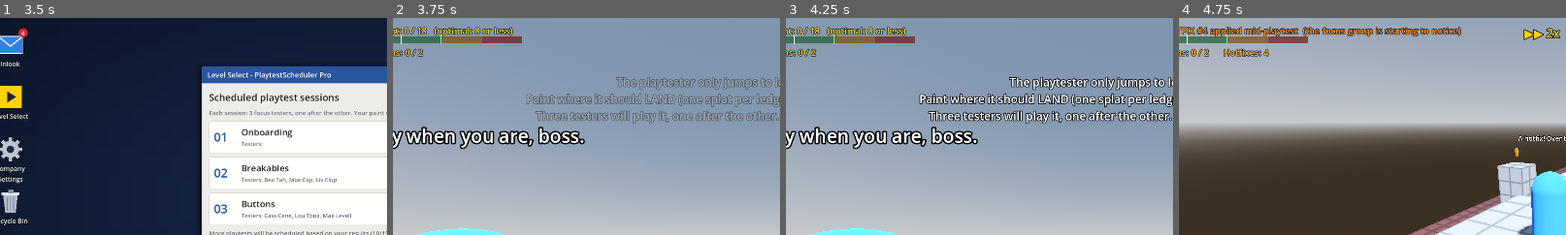
Above: before the commit, frames 1-4 (left to right).
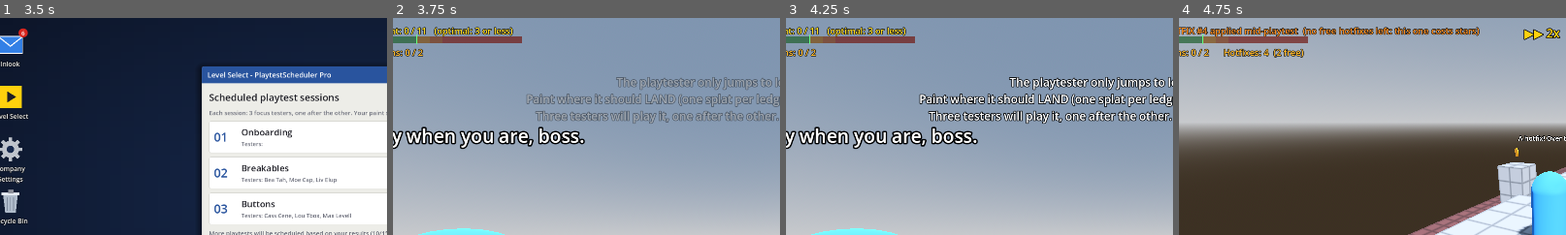
Above: after the commit, the same moments.

Repository: RSghr/yellow-paint
Game: Godot game, scene res://level_select.tscn
Same seed, same stepped clock (60 frames per second), same inputs: the game is played once before the commit and once after it.
Inputs (mouse positions are % of the whole screen's width and height, from its top left):
- Up to frame 1 (3.5 s): click "Start" at 0.5 s; click "Start" at 1.25 s; click (4, 8) at 2.02 s; click "Accept & grab the paint" at 2.75 s
- Up to frame 2 (3.75 s): click "Start session" at 3.5 s
- Up to frame 3 (4.25 s): no input
- Up to frame 4 (4.75 s): tap Enter (start_test) at 4.25, 4.55 s; move the mouse to (55, 50) at 4.27 s; press the mouse at (55, 50) at 4.28 s; hold T (fast_forward) from 4.28 s (still down); tap Space (jump) at 4.52 s
The pictures show only the part of the screen within x 3-53%, y 0-50%; the shares and areas given below are measured in that part.

Frame 1 is identical in both runs. In frame 2, 0.6% of the frame differs, in the area x 2-24%, y 4-13%; in frame 3, 0.6%; in frame 4, 1.9%, in the area x 2-78%, y 4-19%.

Commit message:
Scoring v2: paint penalties as % of the minimum, 2 free hotfixes per level
- Paint: -1 from minimum +20%, -2 from +40%, -3 from +50% (rounded up, each step at least one splat after
  the previous). Gauge shows the 4 zones. Can = -3 step + max(5, first step).
- Hotfixes: 2 free per level, shared by the 3 rounds in order; the rest cost as before (1-3: -1, 4+: -2).
  HUD shows the free ones left during a playtest, the results card shows how many were free.
- IT quick-start mail and docs updated.

Co-Authored-By: Claude Opus 5.5 <noreply@anthropic.com>
Claude-Session: https://claude.ai/code/session_01W5jG8cMnz72ugdxaP4H6QQ

Diff:
--- a/game.gd
+++ b/game.gd
@@ -7,10 +7,12 @@
 ## The level result is the 3 round scores added up, out of 15.
 ##
 ## Round scoring: start at 5 stars, subtract paint, coin and hotfix penalties (minimum 1 star).
-##   Paint (optimal = round minimum + optimal_margin):  <= optimal: 0 | 1-5 over: -1 | 6-10 over: -2 | more: -3
+##   Paint, relative to the round minimum m (paint_steps()): each step is a % of m, at least 1 splat more than
+##   the step before:  under m + 20%: 0 | m + 20%: -1 | m + 40%: -2 | m + 50%: -3   (so 5★ = "optimal" = step 1 - 1)
 ##   Coins:  all: 0 | more than half: -1 | half or fewer: -2 | none: -3
-##   Hotfixes (splats painted DURING the playtest, outside the can, removed on R):  0: 0 | 1-3: -1 | 4+: -2
-## The can holds optimal + limit_margin splats. Scraping refunds paint.
+##   Hotfixes (splats painted DURING the playtest, outside the can, removed on R): the level has
+##   free_hotfixes (2) shared by its 3 rounds, used up in order. The rest cost:  1-3: -1 | 4+: -2
+## The can holds the -3 step + max(5, step 1) splats. Scraping refunds paint.
 
 const RUNNER_SCENE := preload("res://runner.tscn")
 const OPERATOR_SCENE := preload("res://character.tscn")
@@ -21,8 +23,10 @@
 const RESULTS_CARD := preload("res://results_card.gd")
 
 @export_group("Scoring")
-@export var optimal_margin := 5  ## Optimal = round minimum + this. Enough slack to also grab the coins.
-@export var limit_margin := 10  ## Can size = optimal + this.
+## Paint penalty steps, as a fraction of the round minimum: reaching minimum * (1 + step) costs 1, 2, 3 stars.
+## Each step is at least one splat more than the one before (so the first one is at least minimum + 1).
+@export var paint_step_ratios: Array[float] = [0.2, 0.4, 0.5]
+@export var free_hotfixes := 2  ## Hotfixes per level (all 3 rounds together) that don't cost stars.
 @export var retry_hold_time := 1.0  ## Seconds R must be held to retry (avoids accidental resets).
 ## T during a playtest cycles through these speeds. Physics ticks scale with it, so the AI plays exactly the same.
 @export var fast_forward_speeds: Array[float] = [1.0, 2.0, 4.0]
@@ -34,6 +38,7 @@
 var _finished := false
 var _playtest_running := false  ## From Enter until R: scraping is locked so paint can't be recycled mid-run.
 var hotfixes := 0  ## Splats painted during this playtest run.
+var round_hotfixes: Array[int] = [0, 0, 0]  ## Hotfixes of each round's finishing run (they use up free_hotfixes in order).
 var _out_of_paint_timer := 0.0
 var spectator: Camera3D
 var spectating := false
@@ -129,7 +134,7 @@
 	var r := current_round()
 	runner.apply_profile(r.tester, FocusGroup.profile(r.tester))
 	paint.paint_limit = paint_limit()
-	paint_gauge.setup(r.minimum, optimal_paint(), paint_limit())
+	paint_gauge.setup(r.minimum, paint_steps(), paint_limit())
 	_reset_run()
 	level_label.grow_horizontal = Control.GROW_DIRECTION_BEGIN  # Right-aligned in the corner: grow leftwards.
 	level_label.text = "%s%s" % [
@@ -157,12 +162,36 @@
 	$HUD/SpectatorLabel.text = "Watching %s  (A to go back, mouse to orbit, wheel to zoom)" % runner.tester_name
 
 
+## Splat counts where the paint penalty goes to -1, -2, -3 stars for this round (see paint_step_ratios).
+func paint_steps() -> Array[int]:
+	return steps_for(current_round().minimum, paint_step_ratios)
+
+
+static func steps_for(minimum: int, ratios: Array[float]) -> Array[int]:
+	var steps: Array[int] = []
+	var prev := minimum
+	for ratio in ratios:
+		prev = maxi(prev + 1, minimum + ceili(minimum * ratio - 0.0001))
+		steps.append(prev)
+	return steps
+
+
+## The most paint that still costs nothing (5★ territory).
 func optimal_paint() -> int:
-	return current_round().minimum + optimal_margin
+	return paint_steps()[0] - 1
 
 
 func paint_limit() -> int:
-	return optimal_paint() + limit_margin
+	var steps := paint_steps()
+	return steps[-1] + maxi(5, steps[0] - current_round().minimum)
+
+
+## Free hotfixes still available to this round (the earlier rounds' finishing runs used theirs first).
+func free_hotfixes_left() -> int:
+	var used := 0
+	for i in round_index:
+		used += round_hotfixes[i]
+	return maxi(0, free_hotfixes - used)
 
 
 func _process(delta: float) -> void:
@@ -185,6 +214,7 @@
 		_playtest_running = true
 		paint.scrape_locked = true
 		paint.hotfix_mode = true
+		_update_coin_label()  # Shows the free hotfixes left while the playtest runs.
 		if not _attempt_open and not _finished and runner.state != Runner.State.DEAD:
 			_attempt_open = true
 			_round_tested = true
@@ -391,8 +421,12 @@
 
 func _update_coin_label() -> void:
 	coin_label.text = "Coins: %d / %d" % [coins_collected, _coin_total()]
+	var free := free_hotfixes_left()
 	if hotfixes > 0:
 		coin_label.text += "      Hotfixes: %d" % hotfixes
+		coin_label.text += "  (%d free)" % mini(hotfixes, free) if free > 0 else "  (no free ones left)"
+	elif _playtest_running:
+		coin_label.text += "      Free hotfixes: %d" % free
 
 
 ## Painting during a playtest is allowed, but it's a "hotfix": counted and called out.
@@ -403,20 +437,25 @@
 	_update_coin_label()
 	_out_of_paint_timer = 1.5  # Reuses the timed paint-label message.
 	paint_label.add_theme_color_override("font_color", Color(1, 0.55, 0.1))
-	paint_label.text = "HOTFIX #%d applied mid-playtest%s" % [hotfixes,
-		"" if hotfixes < 4 else "  (the focus group is starting to notice)"]
-
-
-## Returns {stars, paint_penalty, coin_penalty, hotfix_penalty}.
-static func score(paint_used: int, optimal: int, coins: int, coin_total: int, hotfix_count := 0) -> Dictionary:
-	var over := paint_used - optimal
+	var free := free_hotfixes_left()
+	var note := ""
+	if hotfixes <= free:
+		note = "  (free: %d left this level)" % (free - hotfixes)
+	elif hotfixes - free >= 4:
+		note = "  (the focus group is starting to notice)"
+	else:
+		note = "  (no free hotfixes left: this one costs stars)"
+	paint_label.text = "HOTFIX #%d applied mid-playtest%s" % [hotfixes, note]
+
+
+## steps: splat counts where the paint penalty becomes 1, 2, 3 (steps_for()). free: hotfixes that cost nothing.
+## Returns {stars, paint_penalty, coin_penalty, hotfix_penalty, free_hotfixes}.
+static func score(paint_used: int, steps: Array[int], coins: int, coin_total: int, hotfix_count := 0,
+		free := 0) -> Dictionary:
 	var paint_penalty := 0
-	if over > 10:
-		paint_penalty = 3
-	elif over > 5:
-		paint_penalty = 2
-	elif over > 0:
-		paint_penalty = 1
+	for step in steps:
+		if paint_used >= step:
+			paint_penalty += 1
 	var coin_penalty := 0
 	if coin_total > 0 and coins < coin_total:
 		if coins == 0:
@@ -425,16 +464,18 @@
 			coin_penalty = 2
 		else:
 			coin_penalty = 1
+	var paid := maxi(0, hotfix_count - free)
 	var hotfix_penalty := 0
-	if hotfix_count >= 4:
+	if paid >= 4:
 		hotfix_penalty = 2
-	elif hotfix_count >= 1:
+	elif paid >= 1:
 		hotfix_penalty = 1
 	return {
 		stars = clampi(5 - paint_penalty - coin_penalty - hotfix_penalty, 1, 5),
 		paint_penalty = paint_penalty,
 		coin_penalty = coin_penalty,
 		hotfix_penalty = hotfix_penalty,
+		free_hotfixes = mini(hotfix_count, free),
 	}
 
 
@@ -464,8 +505,10 @@
 	_set_speed(0)  # Results at normal speed.
 	_close_attempt("finish")
 	_finished = true
-	var result := score(paint.splats_used, optimal_paint(), coins_collected, _coin_total(), hotfixes)
+	var result := score(paint.splats_used, paint_steps(), coins_collected, _coin_total(), hotfixes,
+		free_hotfixes_left())
 	round_stars[round_index] = result.stars
+	round_hotfixes[round_index] = hotfixes
 	Sfx.play("goal", 0.0)
 	# Times are logged (best per round, to beat later) but never affect the stars.
 	var session := runner.session_time
@@ -479,7 +522,7 @@
 	var data := {
 		round_index = round_index, round_count = Level.ROUNDS, tester = runner.tester_name, result = result,
 		paint_used = paint.splats_used, optimal = optimal_paint(), coins = coins_collected,
-		coin_total = _coin_total(), hotfixes = hotfixes,
+		coin_total = _coin_total(), hotfixes = hotfixes, free_hotfixes = result.free_hotfixes,
 		quote = FocusGroup.quote_for(result, lost / session if session > 0.0 else 0.0),
 		session = session, lost = lost, prev_best = prev_best,
 	}
--- a/inbox.gd
+++ b/inbox.gd
@@ -70,7 +70,7 @@
 Yellow paint must be [b]subtle[/b], but it has to get the player through the level. On your grey boxes the way looks ob …(190 unchanged characters)…
 
 [b]Hotfixes[/b]
-If a playtest goes wrong, you can paint a [color=#e0402a][b]red hotfix[/b][/color] during the session. The tester will drop everything and go there. Use it in emergencies only: it breaks immersion, and your score with it.
+If a playtest goes wrong, you can paint a [color=#e0402a][b]red hotfix[/b][/color] during the session. The tester will drop everything and go there. Management grants you [b]2 hotfixes per playtest[/b] (all three testers together). After that, every one breaks immersion, and your score with it.
 
 [b]Scores[/b]
 Each level is rated [b]out of 15[/b] (three testers, five stars each). A level needs at least [b]10/15[/b] before management schedules the next playtest.
--- a/paint_gauge.gd
+++ b/paint_gauge.gd
@@ -1,8 +1,8 @@
 class_name PaintGauge
 extends Control
 ## HUD bar showing how much of the paint can is used.
-## Zones: up to optimal (no penalty), then -1 star, then -2 stars, up to the hard limit.
-## Ticks mark the level's minimum and optimal amounts.
+## Zones: up to optimal (no penalty), then -1, -2 and -3 stars (game.gd paint_steps()), up to the hard limit.
+## Ticks mark the round's minimum and optimal amounts.
 
 var used := 0:
 	set(v):
@@ -10,6 +10,7 @@
 		queue_redraw()
 var minimum := 0
 var optimal := 0
+var steps: Array[int] = []  ## Splat counts where the penalty becomes -1, -2, -3.
 var limit := 1
 var flash := 0.0  ## Set >0 to flash red (out of paint).
 
@@ -19,9 +20,10 @@
 const FILL := Color(1.0, 0.82, 0.05)
 
 
-func setup(p_minimum: int, p_optimal: int, p_limit: int) -> void:
+func setup(p_minimum: int, p_steps: Array[int], p_limit: int) -> void:
 	minimum = p_minimum
-	optimal = p_optimal
+	steps = p_steps
+	optimal = p_steps[0] - 1 if not p_steps.is_empty() else p_minimum
 	limit = maxi(p_limit, 1)
 	queue_redraw()
 
@@ -40,10 +42,15 @@
 	var h := size.y
 	draw_rect(Rect2(0, 0, size.x, h), Color(0, 0, 0, 0.55))
 	# Penalty zones.
-	var bad_start := optimal + 5
-	draw_rect(Rect2(0, 0, _x(optimal), h), ZONE_OK)
-	draw_rect(Rect2(_x(optimal), 0, _x(bad_start) - _x(optimal), h), ZONE_WARN)
-	draw_rect(Rect2(_x(bad_start), 0, size.x - _x(bad_start), h), ZONE_BAD)
+	# Each zone covers the splat counts that cost that many stars (a splat count n sits in [n-1, n]).
+	var edges: Array[float] = [0.0]
+	for st in steps:
+		edges.append(st - 1)
+	edges.append(limit)
+	var colors := [ZONE_OK, ZONE_WARN, ZONE_WARN.lerp(ZONE_BAD, 0.5), ZONE_BAD]
+	for i in edges.size() - 1:
+		var a := _x(edges[i])
+		draw_rect(Rect2(a, 0, _x(edges[i + 1]) - a, h), colors[mini(i, colors.size() - 1)])
 	# Paint used.
 	var fill := FILL
 	if flash > 0.0 and fmod(flash, 0.2) < 0.1:
--- a/results_card.gd
+++ b/results_card.gd
@@ -67,7 +67,9 @@
 	rows.append(_row("Paint", "%d  (optimal %d or less)" % [data.paint_used, data.optimal], result.paint_penalty,
 		"immersion broken"))
 	rows.append(_row("Coins", "%d / %d" % [data.coins, data.coin_total], result.coin_penalty, "missed"))
-	rows.append(_row("Hotfixes", str(data.hotfixes), result.hotfix_penalty, "patched mid-playtest"))
+	var free_used: int = data.get("free_hotfixes", 0)
+	rows.append(_row("Hotfixes", str(data.hotfixes) + ("  (%d free)" % free_used if free_used > 0 else ""),
+		result.hotfix_penalty, "patched mid-playtest"))
 	if data.has("session"):
 		rows.append(_time_row(data.session, data.lost, data.get("prev_best", -1.0)))
 	for r in rows:
Not shown, changed: CLAUDE.md
Not shown, changed: docs/LEVEL_DESIGN.md
